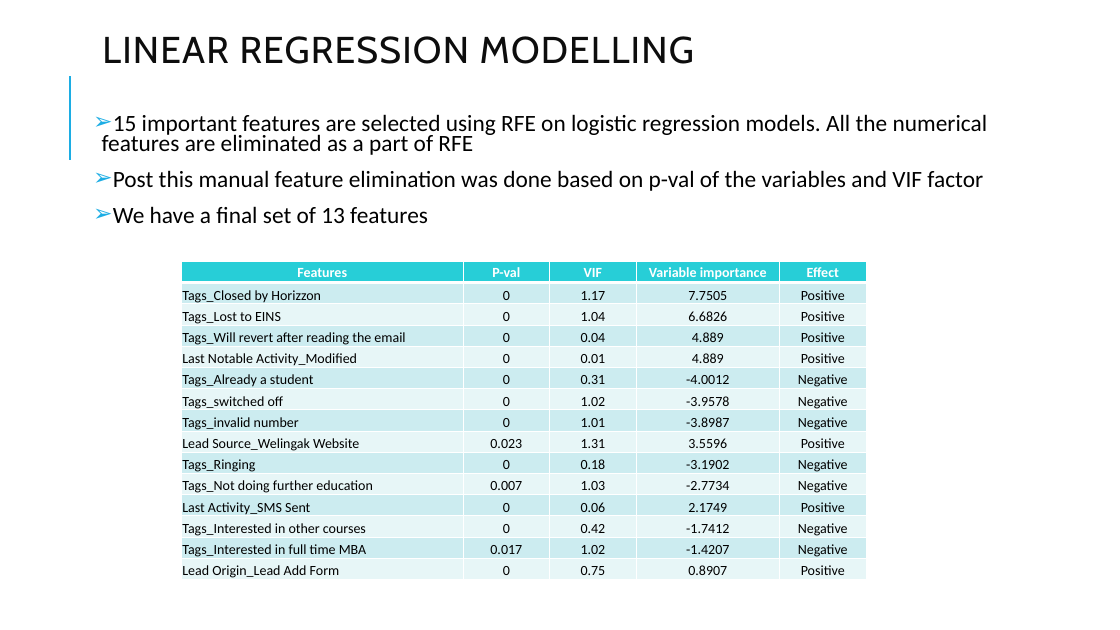
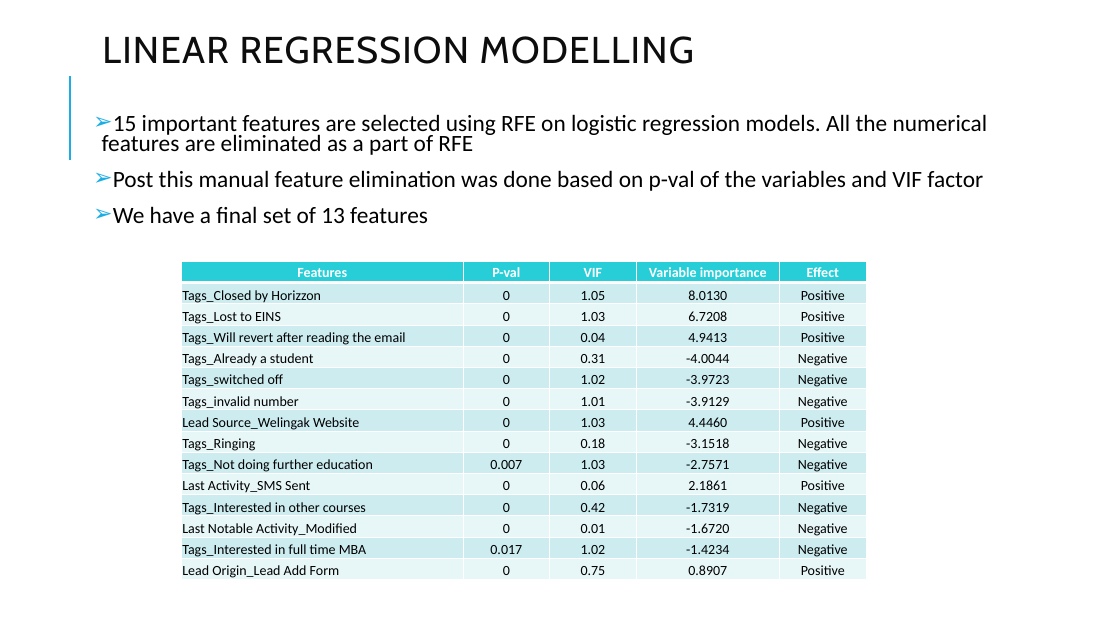
Before and after one commit to zaskap/upgrad_lead_scoring_assignment, a slide deck: slide 26 of Lead Scoring Assignment.pptx. Drawn at 1120x630 pixels with LibreOffice and Linux fonts; fonts in the diff are those of the drawing. Boxes give left, top, right and bottom in pixels: in the first picture for what was removed or moved away, otherwise in the second. Text is boxed around its words. In the diff, an @@ line names an element or a change of style, - is before the commit and + after.

```diff
--- a/Lead Scoring Assignment.pptx
+++ b/Lead Scoring Assignment.pptx
@@ table at (181,261,866,582) @@
-row 2, column 3: 1.17
+row 2, column 3: 1.05
-row 2, column 4: 7.7505
+row 2, column 4: 8.0130
-row 3, column 3: 1.04
+row 3, column 3: 1.03
-row 3, column 4: 6.6826
+row 3, column 4: 6.7208
-row 4, column 4: 4.889
+row 4, column 4: 4.9413
-row 5: Last Notable Activity_Modified | 0 | 0.01 | 4.889 | Positive
+row 5: Tags_Already a student | 0 | 0.31 | -4.0044 | Negative
-row 6: Tags_Already a student | 0 | 0.31 | -4.0012 | Negative
+row 6: Tags_switched off | 0 | 1.02 | -3.9723 | Negative
-row 7: Tags_switched off | 0 | 1.02 | -3.9578 | Negative
+row 7: Tags_invalid number | 0 | 1.01 | -3.9129 | Negative
-row 8: Tags_invalid number | 0 | 1.01 | -3.8987 | Negative
+row 8: Lead Source_Welingak Website | 0 | 1.03 | 4.4460 | Positive
-row 9: Lead Source_Welingak Website | 0.023 | 1.31 | 3.5596 | Positive
+row 9: Tags_Ringing | 0 | 0.18 | -3.1518 | Negative
-row 10: Tags_Ringing | 0 | 0.18 | -3.1902 | Negative
+row 10: Tags_Not doing further education | 0.007 | 1.03 | -2.7571 | Negative
-row 11: Tags_Not doing further education | 0.007 | 1.03 | -2.7734 | Negative
+row 11: Last Activity_SMS Sent | 0 | 0.06 | 2.1861 | Positive
-row 12: Last Activity_SMS Sent | 0 | 0.06 | 2.1749 | Positive
+row 12: Tags_Interested in other courses | 0 | 0.42 | -1.7319 | Negative
-row 13: Tags_Interested in other courses | 0 | 0.42 | -1.7412 | Negative
+row 13: Last Notable Activity_Modified | 0 | 0.01 | -1.6720 | Negative
-row 14, column 4: -1.4207
+row 14, column 4: -1.4234
```
Also in this commit, not shown: 2 other slides changed, 1 other file.
